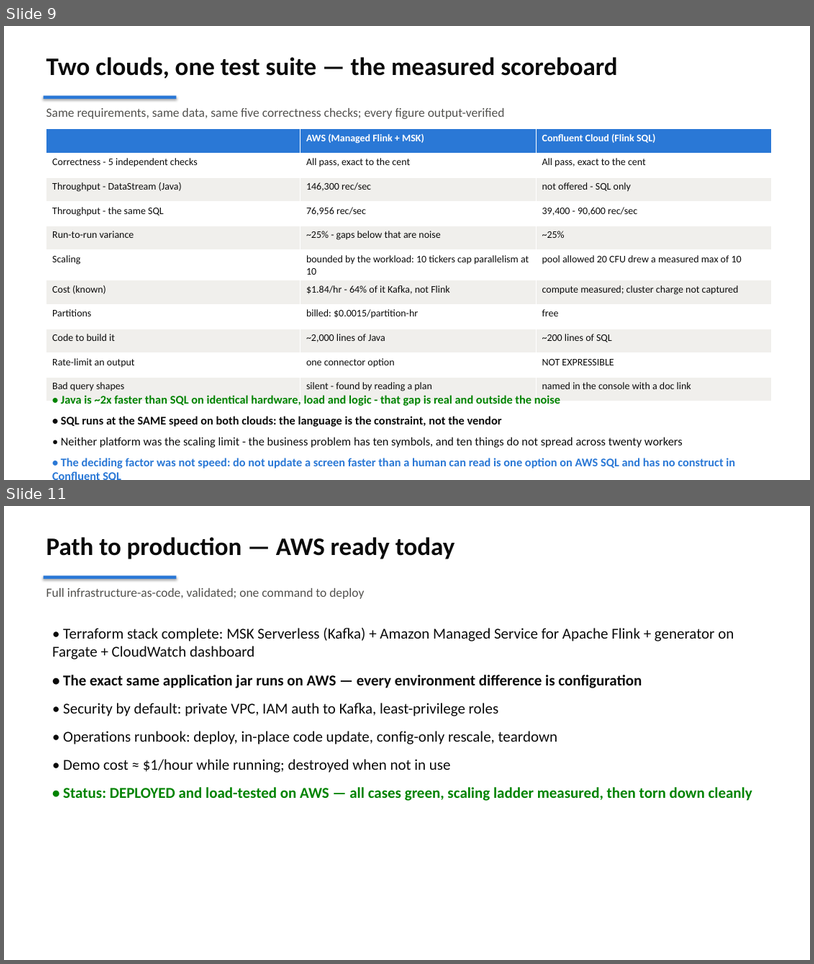
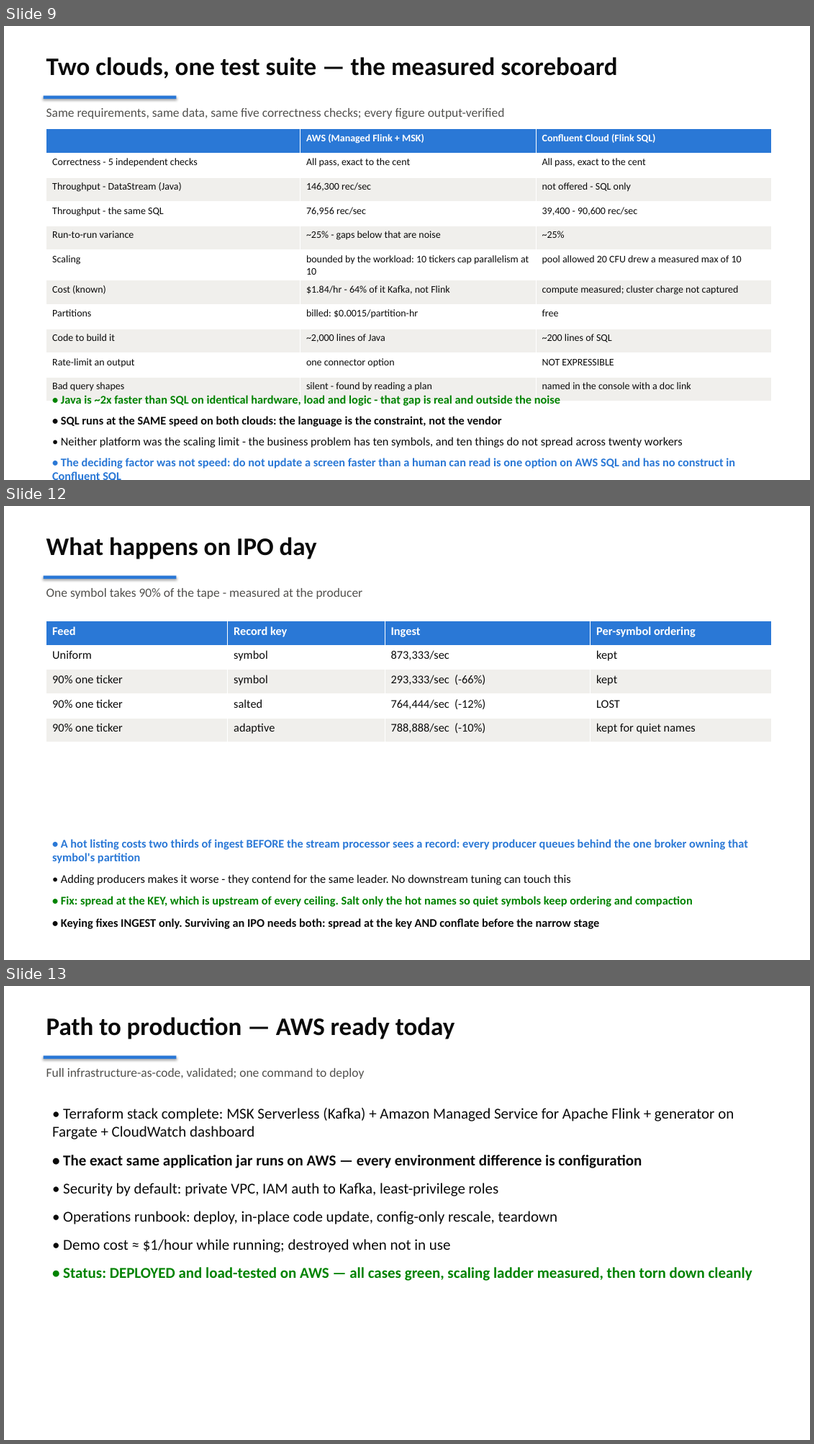
Before and after one commit to jimzucker/flink-fable5, a slide deck: docs/flink-demo-exec-briefing.pptx. Shown one above the other, each under a label of ours: slides 9 and 11 before the commit, slides 9, 12 and 13 after it; the slides between them are not shown. The pictures are 814x964 and 814x1444 pixels, drawn with LibreOffice and Linux fonts; fonts in the diff are those of the drawing. Boxes give left, top, right and bottom in pixels: in the first picture for what was removed or moved away, otherwise in the second. Text is boxed around its words. In the diff, an @@ line names an element or a change of style, - is before the commit and + after.

```diff
--- a/docs/flink-demo-exec-briefing.pptx
+++ b/docs/flink-demo-exec-briefing.pptx
@@ slide 12 added at bbox=[4, 506, 810, 960], background #FFFFFF @@
@@ text added at bbox=[46, 537, 317, 559], 30 pt, text #0B0B0B, bold @@
+What happens on IPO day
@@ rectangle added at bbox=[44, 576, 176, 579], fill #2A78D6 @@
@@ text added at bbox=[46, 588, 363, 599], 15 pt, text #52514E @@
+One symbol takes 90% of the tape - measured at the producer
@@ table added at bbox=[46, 621, 772, 742], 5 rows, 4 columns @@
+Feed | Record key | Ingest | Per-symbol ordering
+Uniform | symbol | 873,333/sec | kept
+90% one ticker | symbol | 293,333/sec (-66%) | kept
+90% one ticker | salted | 764,444/sec (-12%) | LOST
+90% one ticker | adaptive | 788,888/sec (-10%) | kept for quiet names
@@ text added at bbox=[52, 839, 748, 929], 14 pt, text #0B0B0B, bold @@
+• A hot listing costs two thirds of ingest BEFORE the stream processor sees a record: every producer queues behind the one broker owning that symbol's partition
+• Adding producers makes it worse - they contend for the same leader. No downstream tuning can touch this
+• Fix: spread at the KEY, which is upstream of every ceiling. Salt only the hot names so quiet symbols keep ordering and compaction
+• Keying fixes INGEST only. Surviving an IPO needs both: spread at the key AND conflate before the narrow stage
@@ what was slide 11 is now slide 13 @@
```
Also in this commit, not shown: 1 slide changed, 1 other slide added, 3 other files.
